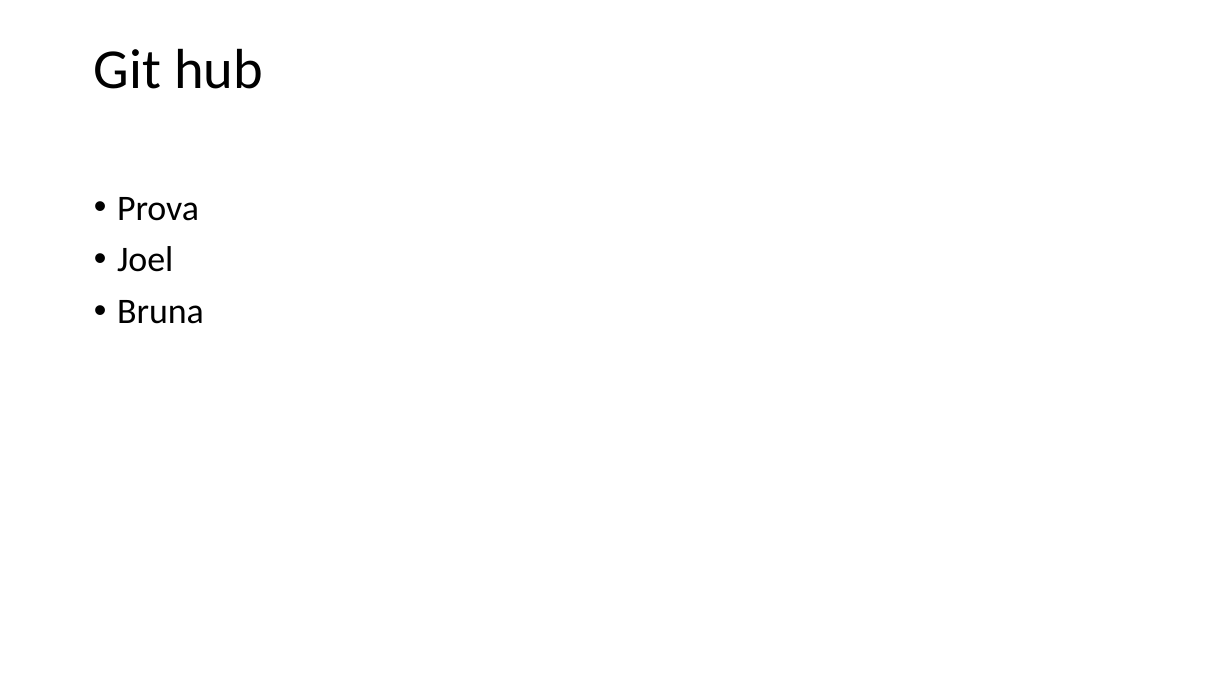
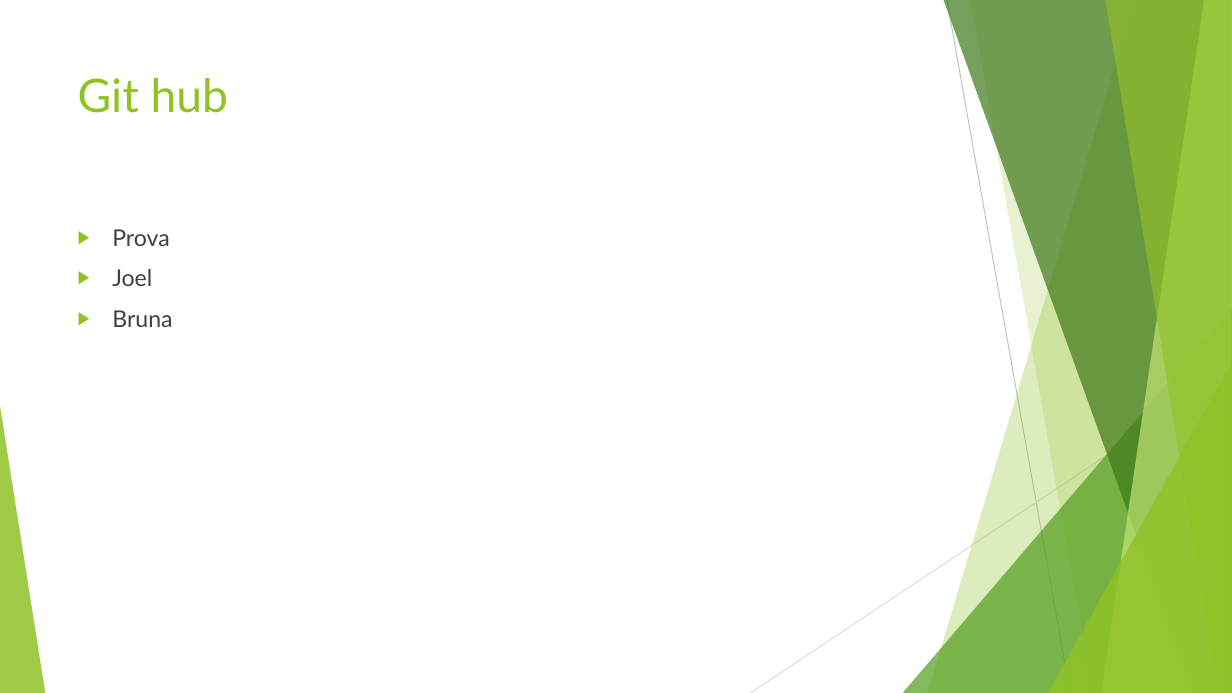
Before and after one commit to joelbrasil/prova, a slide deck: slide 2 of powerpoint.pptx. Drawn at 1232x693 pixels with LibreOffice and Linux fonts; fonts in the diff are those of the drawing. Boxes give left, top, right and bottom in pixels: in the first picture for what was removed or moved away, otherwise in the second. Text is boxed around its words. In the diff, an @@ line names an element or a change of style, - is before the commit and + after.

```diff
--- a/powerpoint.pptx
+++ b/powerpoint.pptx
@@ title "Git hub": place and size @@
-title "Git hub" at [94, 48, 263, 89]
+title "Git hub" at [78, 78, 228, 113]
@@ title "Git hub" at [78, 78, 228, 113]: size 44 to 36 pt, font Calibri to Lato, text colour #000000 to #90C226; line spacing 0.9 to 1; vertical alignment middle to top @@
@@ text "Prova": place and size @@
-text "Prova" at [117, 197, 204, 324]
+text "Prova" at [112, 229, 172, 327]
@@ text "Prova" at [112, 229, 172, 327]: size 28 to 18 pt, font Calibri to Lato, text colour #000000 to #404040; bullet • to ▶; line spacing 0.9 to 1 @@
@@ group added at [0, 0, 1232, 693]: 5 freeform shapes, 3 triangles, 2 lines @@
```
Also in this commit, not shown: 1 other slide changed, 1 slide added, 1 other file.
